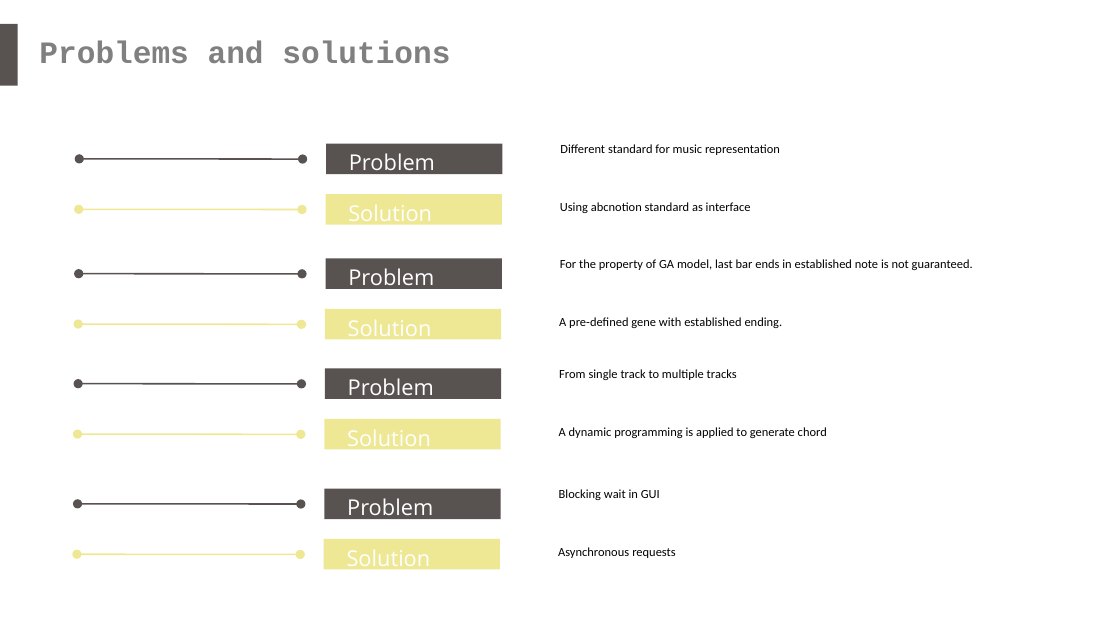
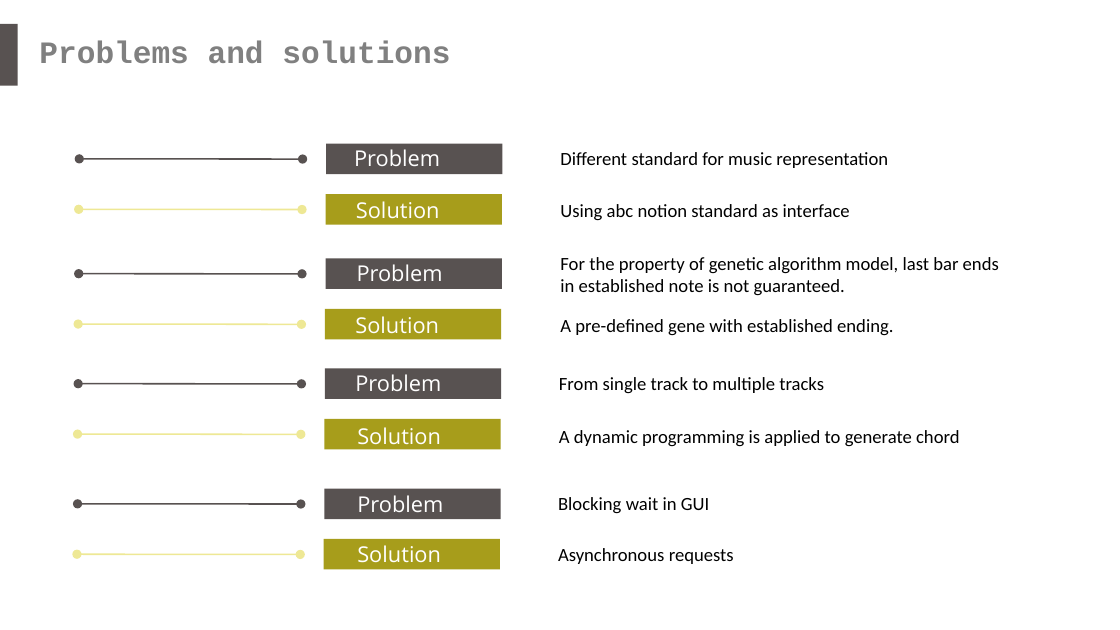
Before and after one commit to yippp/Musier, a slide deck: slide 12 of Pre-Final Pre/MusierPreFinal.pptx. Drawn at 1120x630 pixels with LibreOffice and Linux fonts; fonts in the diff are those of the drawing. Boxes give left, top, right and bottom in pixels: in the first picture for what was removed or moved away, otherwise in the second. Text is boxed around its words. In the diff, an @@ line names an element or a change of style, - is before the commit and + after.

Commit message:
improve the layout of ppt

```diff
--- a/Pre-Final Pre/MusierPreFinal.pptx
+++ b/Pre-Final Pre/MusierPreFinal.pptx
@@ text "Problem 1" rewrapped from [349,153,435,177] to [354,149,440,199] @@
@@ text "Solution 1" rewrapped from [337,194,450,232] to [356,201,440,252] @@
@@ text at [560,204,850,221]: text changed; size 8 to 12 pt @@
-Using abcnotion standard as interface
+Using abc notion standard as interface
@@ text at [560,257,999,296]: text changed; size 8 to 12 pt @@
-For the property of GA model, last bar ends in established note is not guaranteed.
+For the property of genetic algorithm model, last bar ends in established note is not guaranteed.
@@ text "Solution 2" rewrapped from [348,339,360,369] to [355,316,439,367] @@
@@ text "Problem 3" rewrapped from [348,378,434,401] to [355,374,441,424] @@
@@ text "Solution 3" rewrapped from [336,419,449,457] to [357,427,441,477] @@
@@ size 8 to 12 pt in 6 elements at [558,548,734,564], [559,430,960,447], [560,319,893,336], [560,152,888,168], [559,377,824,394], [558,497,709,514] @@
@@ fill #EEE895 to #A79D1B in 4 elements at [326,194,502,224], [325,309,501,339], [325,419,501,449], [324,539,500,569] @@
@@ 3 texts: place and size @@
-3 texts at [336,268,449,577]
+3 texts at [357,264,443,570]
```
Also in this commit, not shown: 4 other slides changed.
